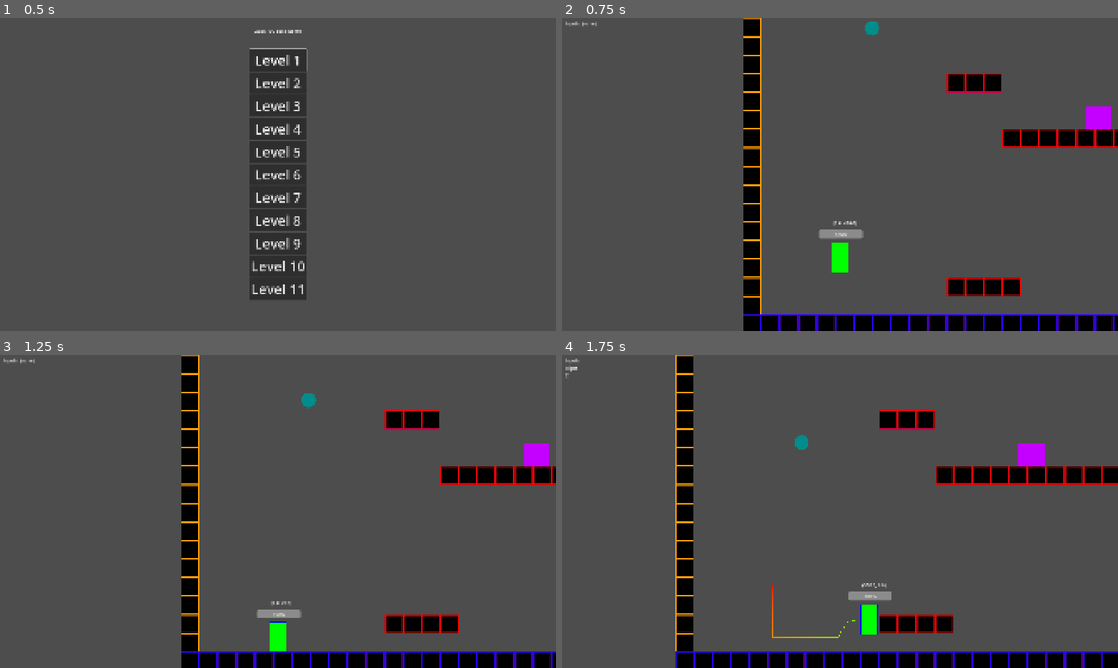
Above: before the commit, frames 1-4 (two rows, left to right).
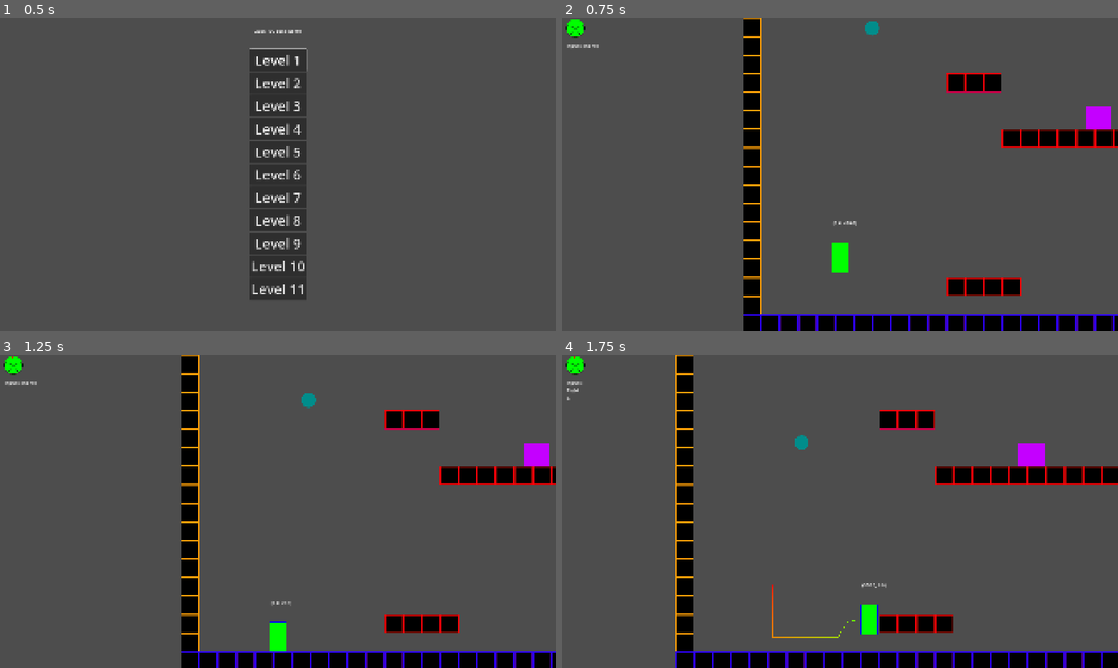
Above: after the commit, the same moments.

Repository: cmoll24/2025_IGC_Vela_Spark
Game: Godot game, scene res://src/main/title.tscn
The game is run twice, just before and just after one commit, with the same random seed, the same clock (stepped at 60 frames per second) and the same inputs.
Inputs:
- Up to frame 1 (0.5 s): no input
- Up to frame 2 (0.75 s): click "Level 1" at 0.5 s
- Up to frame 3 (1.25 s): no input
- Up to frame 4 (1.75 s): tap Enter at 1.25 s; hold Right (move_right) from 1.28 s (still down); hold C (dash) from 1.28 s (still down); tap Z (jump) at 1.52 s

Frame 1 is identical in both runs. In frame 2, 0.5% of the frame differs, in the area x 0-55%, y 0-71%; in frame 3, 0.4%; in frame 4, 0.4%.

Commit message:
Fixed merge issues

Diff:
--- a/2025-igc-boss/src/main/game.gd
+++ b/2025-igc-boss/src/main/game.gd
@@ -4,6 +4,7 @@
 var level_file_path = "res://src/levels/level_1V{level_num}.tscn"
 
 @onready var level_container = $level_container
+@onready var hud = $HUD
 
 var current_level : Level
 
@@ -14,3 +15,5 @@
 	var level_scene : PackedScene = load(level_file_path.format({"level_num" : current_level_index}))
 	current_level = level_scene.instantiate()
 	level_container.add_child(current_level)
+
+	hud.setup()
--- a/2025-igc-boss/src/main/hud.gd
+++ b/2025-igc-boss/src/main/hud.gd
@@ -4,14 +4,21 @@
 
 var inputs = {}
 
+@onready var healthbar = $TextureProgressBar
+
 func _ready() -> void:
 	pass
+
+func setup():
+	healthbar.max_value = Global.get_player().health_control.MAX_HEALTH
 
 func _process(_delta: float) -> void:
 	if inputs.is_empty():
 		player_input.text = "Inputs: (none)"
 	else:
 		player_input.text = "Inputs:\n" + "\n".join(inputs.values())
+
+	healthbar.value = Global.get_player().health_control.health
 
 
 func _input(event: InputEvent) -> void:
--- a/2025-igc-boss/src/main/hud.tscn
+++ b/2025-igc-boss/src/main/hud.tscn
@@ -1,13 +1,28 @@
-[gd_scene load_steps=2 format=3 uid="uid://dxq44n7s3ceta"]
+[gd_scene load_steps=4 format=3 uid="uid://dxq44n7s3ceta"]
 
 [ext_resource type="Script" uid="uid://cbu755oj7nlxw" path="res://src/main/hud.gd" id="1_7of0l"]
+[ext_resource type="Texture2D" uid="uid://n5v0b2ld27mk" path="res://assets/debug/projectile.png" id="2_4dl7s"]
+[ext_resource type="Texture2D" uid="uid://b5fylubgb472u" path="res://assets/background/Adobe Express - file (1).png" id="3_yo4nc"]
 
 [node name="HUD" type="CanvasLayer"]
 script = ExtResource("1_7of0l")
 
 [node name="PlayerInputs" type="Label" parent="."]
-offset_left = 11.0
-offset_top = 7.0
-offset_right = 65.0
-offset_bottom = 30.0
+offset_left = 17.0
+offset_top = 84.0
+offset_right = 71.0
+offset_bottom = 107.0
 text = "Inputs:"
+
+[node name="TextureProgressBar" type="TextureProgressBar" parent="."]
+offset_left = 14.0
+offset_top = 3.0
+offset_right = 78.0
+offset_bottom = 67.0
+fill_mode = 4
+texture_under = ExtResource("2_4dl7s")
+texture_over = ExtResource("3_yo4nc")
+texture_progress = ExtResource("2_4dl7s")
+tint_under = Color(1, 0, 0, 1)
+tint_over = Color(0.0051856074, 0.9282323, 1.0431446, 1)
+tint_progress = Color(0, 1, 0, 1)
--- a/2025-igc-boss/src/player/player.tscn
+++ b/2025-igc-boss/src/player/player.tscn
@@ -1,7 +1,6 @@
 [gd_scene load_steps=16 format=3 uid="uid://c6m2t238knjov"]
 
 [ext_resource type="Script" uid="uid://bybhs41x0ko0u" path="res://src/player/playerController.gd" id="1_4anbu"]
-[ext_resource type="Script" uid="uid://c1n2scoew64b3" path="res://src/player/progressBar.gd" id="2_rxibo"]
 [ext_resource type="PackedScene" uid="uid://dkjqxy1egu868" path="res://src/player/playerMovement.tscn" id="3_244u8"]
 [ext_resource type="PackedScene" uid="uid://d0m2s3pjfjhlx" path="res://src/player/playerHealth.tscn" id="4_5f2sf"]
 [ext_resource type="PackedScene" uid="uid://quo4cjhqfu2a" path="res://src/player/playerAttack.tscn" id="5_5f2sf"]
@@ -62,6 +61,13 @@
 &"RESET": SubResource("Animation_o822w")
 }
 
+[sub_resource type="GDScript" id="GDScript_244u8"]
+script/source = "extends ProgressBar
+
+func _ready():
+	hide()
+"
+
 [sub_resource type="RectangleShape2D" id="RectangleShape2D_244u8"]
 size = Vector2(52, 98)
 
@@ -106,9 +112,8 @@
 offset_top = -95.0
 offset_right = 78.0
 offset_bottom = -65.0
-step = 1.0
 fill_mode = 1
-script = ExtResource("2_rxibo")
+script = SubResource("GDScript_244u8")
 
 [node name="PlayerMovement" parent="." node_paths=PackedStringArray("player", "ground_detector", "debug_label") instance=ExtResource("3_244u8")]
 player = NodePath("..")
--- a/2025-igc-boss/src/player/playerController.gd
+++ b/2025-igc-boss/src/player/playerController.gd
@@ -49,8 +49,8 @@
 	$AnimationPlayer.play("Hit")
 	global_position = move_control.last_ground_location
 	health_control.apply_invincibility()
-	health_control.take_damage(10)
 	move_control.apply_immobility(1)
+	health_control.take_damage()
 
 
 func _on_enemy_collide(body: Node2D) -> void:
--- a/2025-igc-boss/src/player/playerHealth.gd
+++ b/2025-igc-boss/src/player/playerHealth.gd
@@ -8,9 +8,9 @@
 @export var health_bar : ProgressBar
 
 @export_category("Health variables")
-@export var MAX_HEALTH := 100
-var health: int = 100
-var current_health = MAX_HEALTH
+@export var MAX_HEALTH := 50
+var health : float = MAX_HEALTH
+var healthBarSegments = 5
 
 @export var INVINCIBILITY_DURATION : float = 1.0
 
@@ -19,18 +19,24 @@
 
 func _ready() -> void:
 	health_bar.max_value = MAX_HEALTH
-	health_bar.value = current_health
+	health_bar.value = health
 
 	hitbox.body_entered.connect(_on_player_hitbox_body_entered)
 	hitbox.body_exited.connect(_on_player_hitbox_body_exited)
 
-func take_damage(amount: int) -> void:
-	#current_health - amount, 0 to make sure the health dont go under 0
-	current_health = max(current_health - amount, 0)
-	health_bar.value = current_health
-	print("Player hit! Health:", current_health)
 
-	if current_health <= 0:
+func take_damage() -> void:
+	#health - amount, 0 to make sure the health dont go under 0
+	health = int(health) - (int(health) % 10)
+	health_bar.value = health
+	print("Player hit! Health:", health)
+	if health <= 0:
+		player.die()
+
+func _process(delta):
+	health = health - delta
+	health_bar.value = health
+	if health <= 0:
 		player.die()
 
 func _on_invincibility_timer_timeout() -> void:
@@ -46,7 +52,7 @@
 func hit(attacker: Node2D) -> void:
 	if invincibility_timer.is_stopped():
 		player.animation_player.play("Hit")
-		take_damage(10)
+		take_damage()
 		apply_invincibility()
 		player.move_control.apply_knockback(attacker.global_position)
 		print("hit!")
--- a/2025-igc-boss/src/player/progressBar.gd
+++ /dev/null
@@ -1,4 +0,0 @@
-extends ProgressBar
-
-func _ready():
-	pass
Binary file added: 2025-igc-boss/assets/Progress Bar.png
Not shown, added: 2025-igc-boss/assets/Progress Bar.png.import
Binary file added: 2025-igc-boss/assets/background/Adobe Express - file (1).png
Not shown, added: 2025-igc-boss/assets/background/Adobe Express - file (1).png.import
Binary file added: 2025-igc-boss/assets/background/Adobe Express - file.png
Not shown, added: 2025-igc-boss/assets/background/Adobe Express - file.png.import
Not shown, added: 2025-igc-boss/assets/debug/Progress Bar.png.import
Binary file added: 2025-igc-boss/assets/debug/Progress_Bar-removebg-preview (1).png
Not shown, added: 2025-igc-boss/assets/debug/Progress_Bar-removebg-preview (1).png.import
Not shown, removed: 2025-igc-boss/src/player/progressBar.gd.uid
